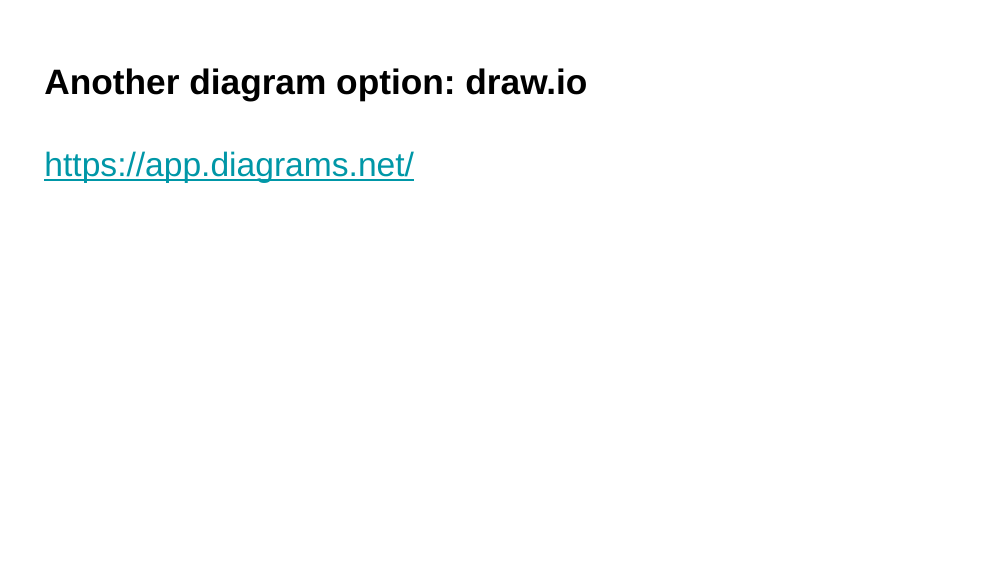
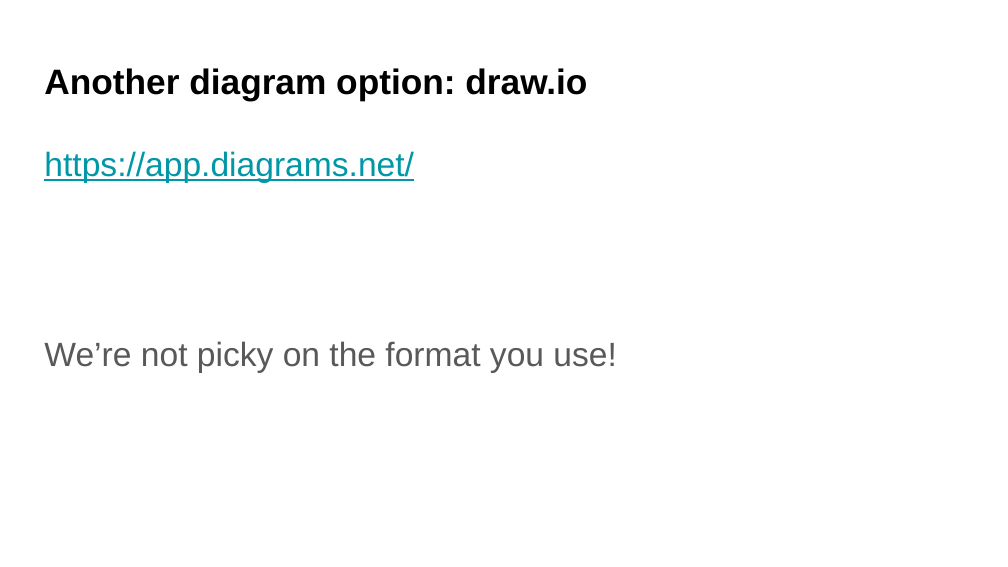
Before and after one commit to UWDATA515/lecture-materials, a slide deck: slide 39 of 07/DATA515_07_SoftwareDesign.pptx. Drawn at 1008x567 pixels with LibreOffice and Linux fonts; fonts in the diff are those of the drawing; background and template pictures are left out. Boxes give left, top, right and bottom in pixels: in the first picture for what was removed or moved away, otherwise in the second. Text is boxed around its words. In the diff, an @@ line names an element or a change of style, - is before the commit and + after.

```diff
--- a/07/DATA515_07_SoftwareDesign.pptx
+++ b/07/DATA515_07_SoftwareDesign.pptx
@@ text at bbox=[44, 341, 616, 373]: paragraph added @@
+We’re not picky on the format you use!
```
Also in this commit, not shown: 5 other slides changed, 2 slides added, 4 other files.
